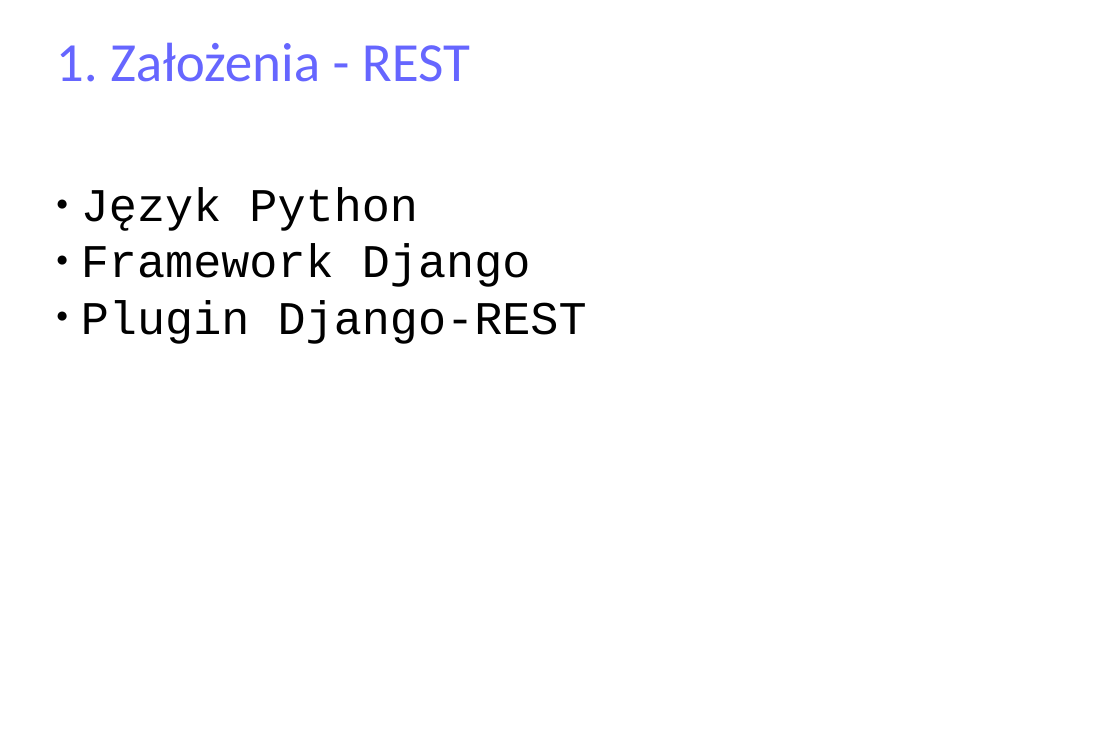
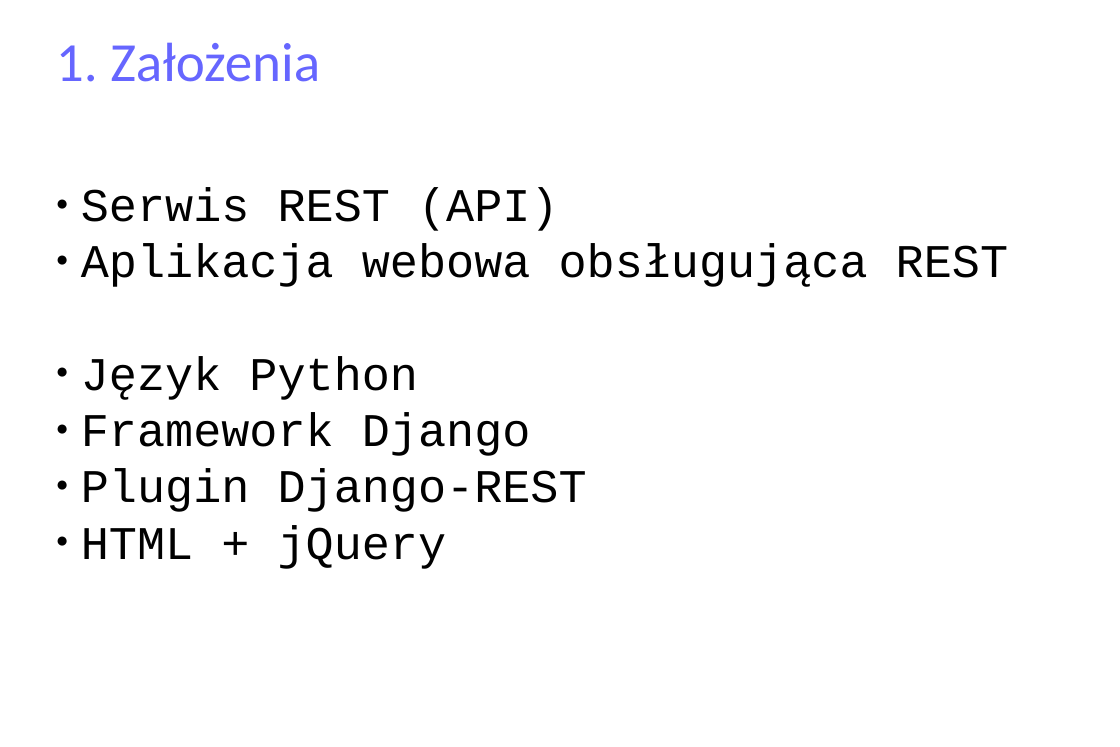
Before and after one commit to matulik/reinyzagam, a slide deck: slide 3 of Docs/presentation.odp (slide 4 before the commit). Drawn at 1120x747 pixels with LibreOffice and Linux fonts; fonts in the diff are those of the drawing. Boxes give left, top, right and bottom in pixels: in the first picture for what was removed or moved away, otherwise in the second. Text is boxed around its words. In the diff, an @@ line names an element or a change of style, - is before the commit and + after.

```diff
--- a/Docs/presentation.odp
+++ b/Docs/presentation.odp
@@ title at bbox=[56, 42, 320, 82]: text changed @@
-1. Założenia - REST
+1. Założenia
@@ subtitle at bbox=[81, 188, 1008, 287]: paragraphs added @@
+● Serwis REST (API)
+● Aplikacja webowa obsługująca REST
@@ subtitle at bbox=[81, 525, 447, 569]: paragraph added @@
+● HTML + jQuery
```
Also in this commit, not shown: 4 other slides changed, 12 slides added, 3 slides removed, 8 other files.
